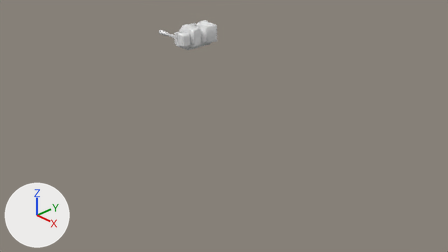
One commit to the Blender file materials/models/turret/turret.blend: the scene before it, then after it.
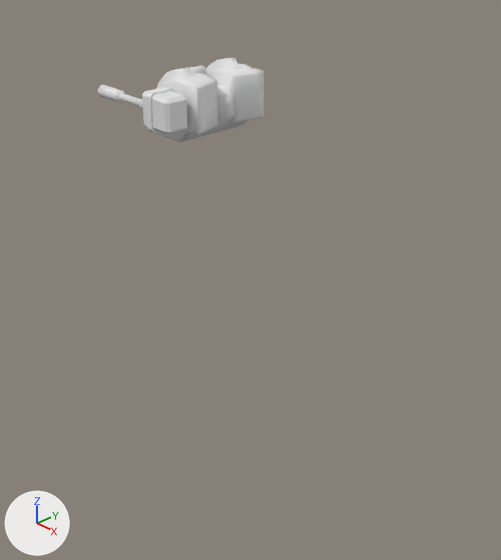
Each version appears first from the file's camera 'Camera', and next in a close-up on the part from 28% to 67% of the width and 0% to 78% of the height. Every picture has the same lights, and +X, +Y and +Z are marked at lower left. The same objects are shown in both versions, whatever each file hides. Materials are left out; every surface is plain grey.

Objects in the first close-up: 'Gun Left', 'Turret Bake'.
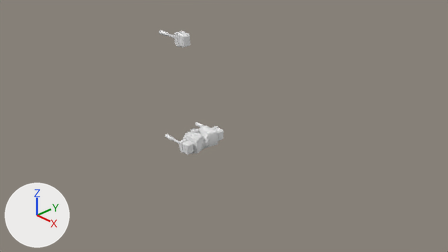
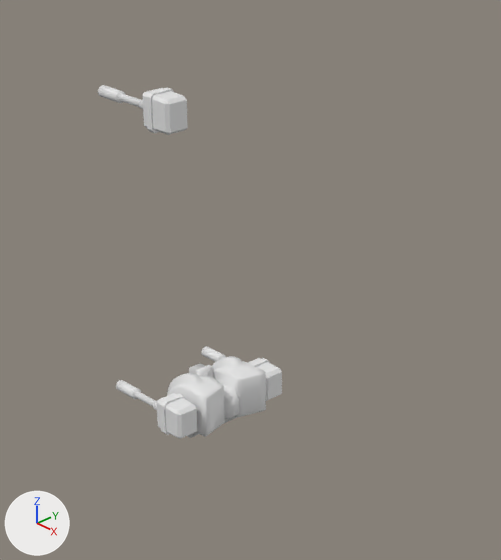
The change, as JSON lines over the scene's bpy script:
```json
{"block": "me_cylinder_005", "where": "# used by ob_turret_bake; location = (-0.176, -0.002, 2.355); rotation_euler = (1.571, 0.0, 0.0), in degrees (90, 0, 0); scale = (0.331, 0.331, 0.331)"}
{"op": "remove", "block": "me_cylinder_005", "code": "me_cylinder_005.from_pydata(...)  # 883 vertices, 868 faces; spans x -1.12..0.63, y -0.42..1.15, z -1.0..1.0"}
{"op": "add", "block": "me_cylinder_005", "code": "me_cylinder_005.from_pydata(...)  # 1579 vertices, 1484 faces; spans x -0.91..0.03, y -0.57..0.57, z -0.27..0.24"}
{"block": "me_cylinder_005", "change": "me_cylinder_005 part 1: the loose piece of 451 vertices spanning x -1.12..0.63, y -0.42..1.15, z -1.0..1.0 is turned 90 degrees about the x axis through its middle and scaled by 0.331, then moved by (-0.01, -0.37, -0.01)"}
{"block": "me_cylinder_005", "change": "me_cylinder_005 part 2: a new loose piece of 188 vertices spanning x -0.32..-0.02, y -0.57..-0.35, z -0.16..0.14"}
{"block": "me_cylinder_005", "change": "me_cylinder_005 part 3: a new loose piece of 188 vertices spanning x -0.32..-0.02, y 0.35..0.57, z -0.16..0.14"}
{"block": "me_cylinder_005", "change": "me_cylinder_005 part 4: a new loose piece of 96 vertices spanning x -0.91..-0.36, y -0.51..-0.42, z -0.05..0.04"}
{"block": "me_cylinder_005", "change": "me_cylinder_005 part 5: a new loose piece of 96 vertices spanning x -0.91..-0.36, y 0.42..0.51, z -0.05..0.04"}
{"op": "set", "path": "ob_turret_bake.rotation_euler", "old": "(1.571, 0.0, 0.0)", "new": "(0.0, 0.0, 0.0)", "note": "degrees (90, 0, 0) -> degrees (0, 0, 0)"}
{"op": "set", "path": "ob_turret_bake.scale", "old": "(0.331, 0.331, 0.331)", "new": "(1.0, 1.0, 1.0)"}
{"op": "set", "path": "ob_turret_bake.location", "old": "(-0.176, -0.002, 2.355)", "new": "(0.0, 0.0, 0.0)"}
```

Changed parts and their boxes [x1, y1, x2, y2] in the close-ups (501 x 560 px; the box of a moved part takes in the faces that stretch with it):
```json
{"object": "Turret Bake", "change": "reshaped, moved, turned, rescaled", "before": [155, 57, 264, 142], "after": [116, 346, 282, 439]}
{"part": 1, "of": "me_cylinder_005", "change": "moved or reshaped", "before": [156, 57, 264, 142], "after": [167, 356, 266, 438]}
{"part": 2, "of": "me_cylinder_005", "change": "added", "after": [157, 393, 197, 439]}
{"part": 3, "of": "me_cylinder_005", "change": "added", "after": [248, 358, 282, 401]}
{"part": 4, "of": "me_cylinder_005", "change": "added", "after": [116, 380, 156, 407]}
{"part": 5, "of": "me_cylinder_005", "change": "added", "after": [201, 346, 226, 362]}
```
